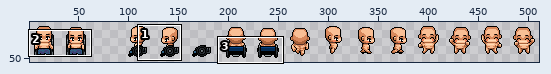
Two versions of one pixel-art file, avatars/new system redux/avatar, complete.aseprite. The picture above shows the old version from afar; the outline marks the close-up.
Close-up. Before the commit:
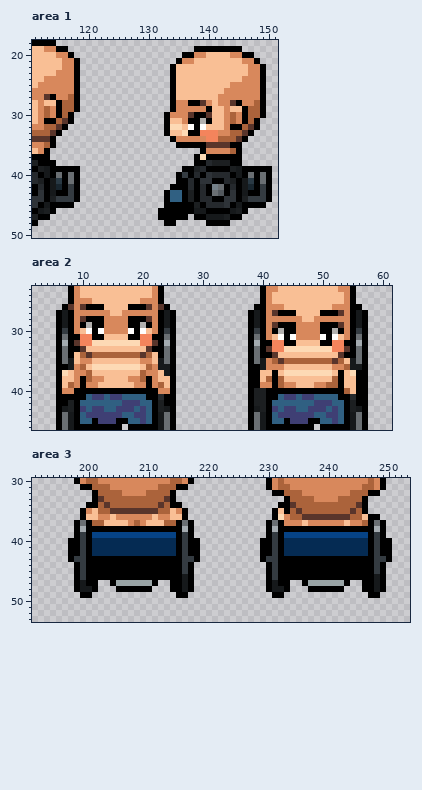
512x64 pixels, 1 frame. Shown: area 1: x 111..151, y 18..50; area 2: x 2..61, y 23..46; area 3: x 191..253, y 30..53. The wide view leaves out empty margins. The commit also changed other parts of the picture, which this record leaves out.
And afterwards:
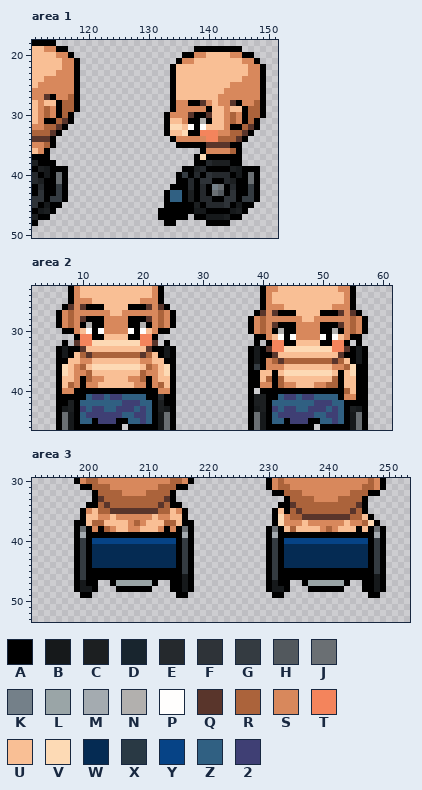
Palette (. is transparent): A #000000  B #16191b  C #1c1f21  D #18252e  E #25292d  F #2e3338  G #343b41  H #52585d  J #6a6f73  K #748089  L #9aa5a7  M #a4abb0  N #b2b0ae  P #fffefd  Q #59352b  R #ab633b  S #d8885c  T #f4845c  U #f9bf95  V #fddab5  W #052b53  X #293944  Y #064386  Z #306082  2 #3f3f74
Difference:
Changed rows in their new state; - is an unchanged pixel.
Area 1, layer "vehicle":
first column x 114:
39 ---..------------------------------..
40 ---..------------------------------..
41 AJ-..---------------------------AJ-..
42 AG-..---------------------------AG-..
43 AG-..---------------------------AG-..
44 G-A..---------------------------G-A..
45 --..------------------------------..-
Area 2, layer "vehicle":
first column x 6:
26 ---------------------------------.----------------.-
27 -SR--------------RS-------------.AQ--------------QA.
28 -SR--------------RS--------------SR--------------RS-
29 -SR--------------RS--------------SR--------------RS-
30 .A----------------A.-------------SR--------------RS-
31 ...--------------...------------.A----------------A.
32 .A.--------------.A.------------.A.--------------.A.
33 -B----------------B--------------B----------------B-
34 -B----------------B--------------B----------------B-
35 -AU--------------UA--------------BA--------------AB-
36 -VU--------------UV--------------GA--------------VA-
37 ------------------V---------------------------------
40 ---------------------------------.A-----------------
41 ------------------------------------------------SS--
42 -------------------------------------------------A--
Area 3, layer "vehicle":
first column x 197:
36 ---------------------------------------------------.--
37 --AU--------------UA-------------.AV--------------VA.-
38 --J-S-RSUUSSUUUS-S-J--------------J-URUUUUSRSUUU-U-J--
39 --M-AAAAAAAAAAAAAA-M--------------M-AAAAAAAAAAAAAA-M--
40 .---YYYYYYYYYYYYYY---.----------.---YYYYYYYYYYYYYY---.
41 .--------------------.----------.--------------------.
42 .--------------------.----------.--------------------.
43 .A--WWWWWWWWWWWWWW--A.----------.A--WWWWWWWWWWWWWW--A.
44 ----WWWWWWWWWWWWWW------------------WWWWWWWWWWWWWW----
